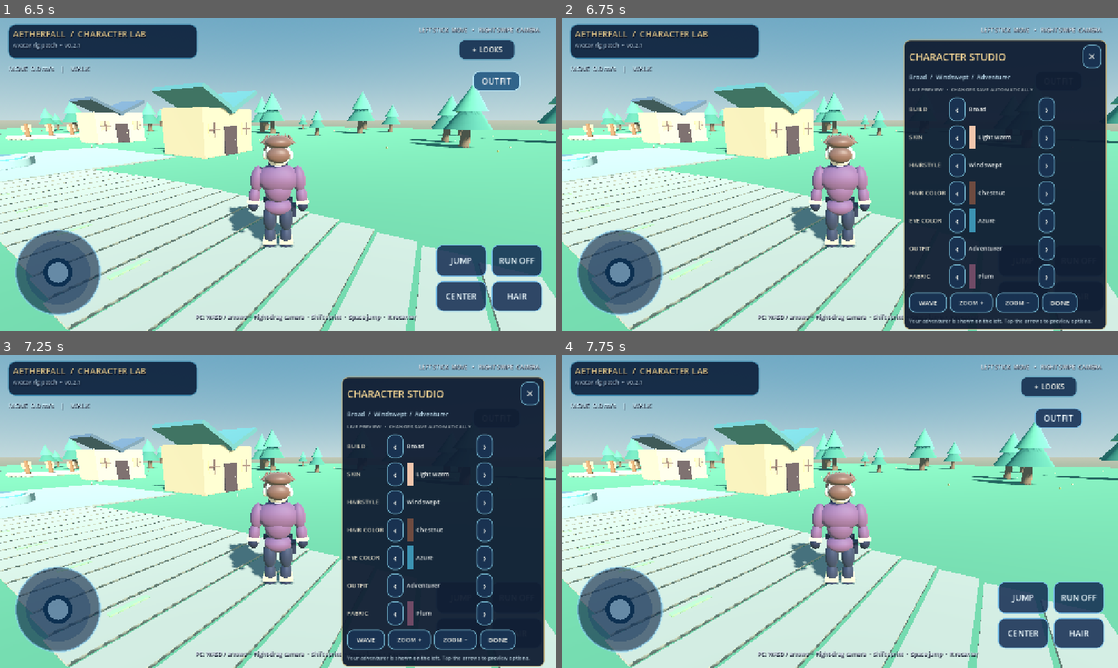
Above: before the commit, frames 1-4 (two rows, left to right).
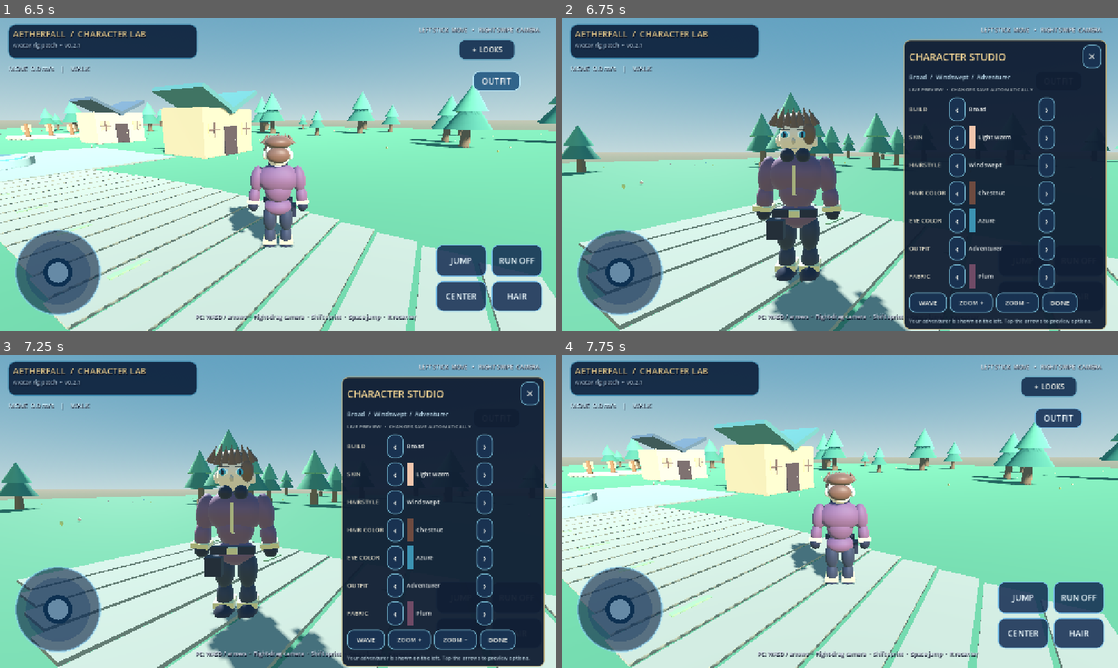
Above: after the commit, the same moments.

Repository: demetrecerrone-star/Aetherfall
Game: Godot game, scene res://scenes/main.tscn
Same seed, same stepped clock (60 frames per second), same inputs: the game is played once before the commit and once after it.
Inputs (mouse positions are in pixels of both pictures, inside the frame that each line leads up to):
- Up to frame 1 (6.5 s): click "JUMP" at 0.5 s; drag from (55, 271) to (333, 105) at 1.27 s; drag from (166, 190) to (250, 237) at 2.02 s; click "RUN OFF" at 2.75 s; click "RUN ON" at 3.5 s; click "CENTER" at 4.25 s; click "HAIR" at 5 s; click "OUTFIT" at 5.75 s
- Up to frame 2 (6.75 s): click "✦ LOOKS" at 6.5 s
- Up to frame 3 (7.25 s): no input
- Up to frame 4 (7.75 s): click "DONE" at 7.25 s

Frame 1 is identical in both runs. In frame 2, 35% of the frame differs, in the area x 0-100%, y 16-100%; in frame 3, 35%; in frame 4, less than 0.1%.

Commit message:
Add front-facing character preview camera and pause walking during customization

Diff:
--- a/scripts/player_controller.gd
+++ b/scripts/player_controller.gd
@@ -20,6 +20,11 @@
 var _right_mouse_dragging := false
 var _jump_requested := false
 var _camera_pitch := -0.22
+var _studio_open := false
+var _saved_yaw := 0.0
+var _saved_pitch := -0.22
+var _saved_distance := 4.7
+var _saved_pivot_position := Vector3(0, 1.5, 0)
 
 func _ready() -> void:
 	_camera_pitch = pitch_pivot.rotation.x
@@ -34,8 +39,33 @@
 func adjust_camera_distance(delta_distance: float) -> void:
 	camera_arm.spring_length = clampf(camera_arm.spring_length + delta_distance, 2.0, 7.5)
 
+func set_studio_open(value: bool) -> void:
+	if _studio_open == value:
+		return
+	_studio_open = value
+	_jump_requested = false
+	if value:
+		_saved_yaw = yaw_pivot.rotation.y
+		_saved_pitch = _camera_pitch
+		_saved_distance = camera_arm.spring_length
+		_saved_pivot_position = yaw_pivot.position
+		# Rotate around to FACE the player. Offset the pivot so the character
+		# stays in the LEFT half, unobstructed by the right-docked controls.
+		yaw_pivot.rotation.y = avatar.rotation.y + PI
+		yaw_pivot.position = Vector3(0, 1.42, 0) + yaw_pivot.basis.x * 0.58
+		_camera_pitch = -0.09
+		pitch_pivot.rotation.x = _camera_pitch
+		camera_arm.spring_length = 3.35
+	else:
+		yaw_pivot.rotation.y = _saved_yaw
+		yaw_pivot.position = _saved_pivot_position
+		_camera_pitch = _saved_pitch
+		pitch_pivot.rotation.x = _camera_pitch
+		camera_arm.spring_length = _saved_distance
+
 func request_jump() -> void:
-	_jump_requested = true
+	if not _studio_open:
+		_jump_requested = true
 
 func reset_camera() -> void:
 	# Smoothly recenter horizontally behind the character.
@@ -49,6 +79,9 @@
 		var touch_axis: Vector2 = hud.get_move_vector()
 		if touch_axis.length_squared() > 0.001:
 			axis = touch_axis
+
+	if _studio_open:
+		axis = Vector2.ZERO
 
 	var forward := yaw_pivot.global_basis.z
 	var right := yaw_pivot.global_basis.x
@@ -70,7 +103,7 @@
 	else:
 		velocity.y -= 22.0 * delta
 
-	if (Input.is_action_just_pressed("jump") or _jump_requested) and is_on_floor():
+	if not _studio_open and (Input.is_action_just_pressed("jump") or _jump_requested) and is_on_floor():
 		velocity.y = jump_velocity
 	_jump_requested = false
 	move_and_slide()
@@ -98,7 +131,7 @@
 			_right_mouse_dragging = event.pressed
 	elif event is InputEventMouseMotion and _right_mouse_dragging:
 		_rotate_camera(event.relative, mouse_sensitivity)
-	if event.is_action_pressed("camera_reset") and not event.is_echo():
+	if not _studio_open and event.is_action_pressed("camera_reset") and not event.is_echo():
 		reset_camera()
 
 func _rotate_camera(delta_pixels: Vector2, sensitivity: float) -> void:
